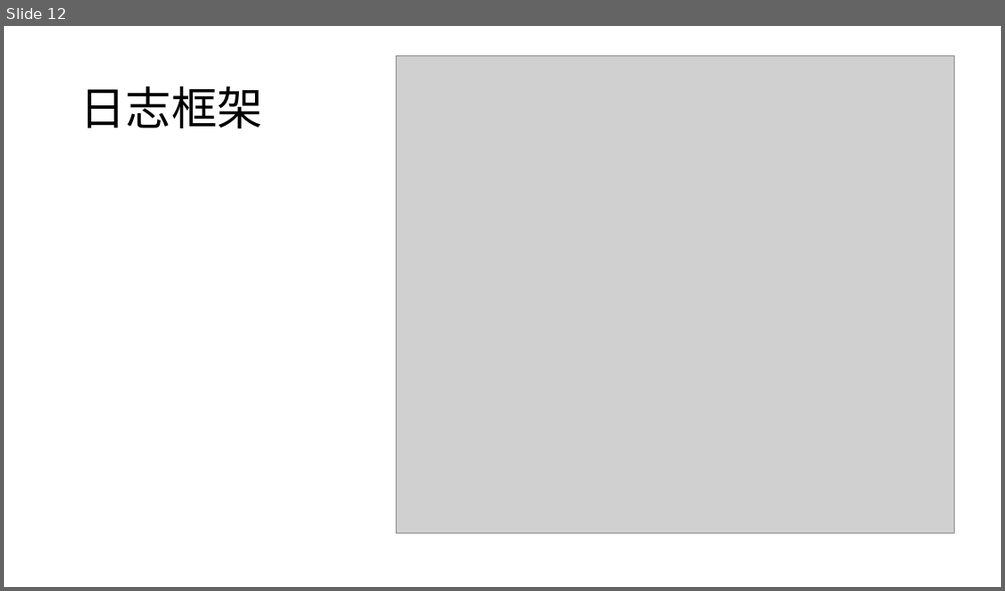
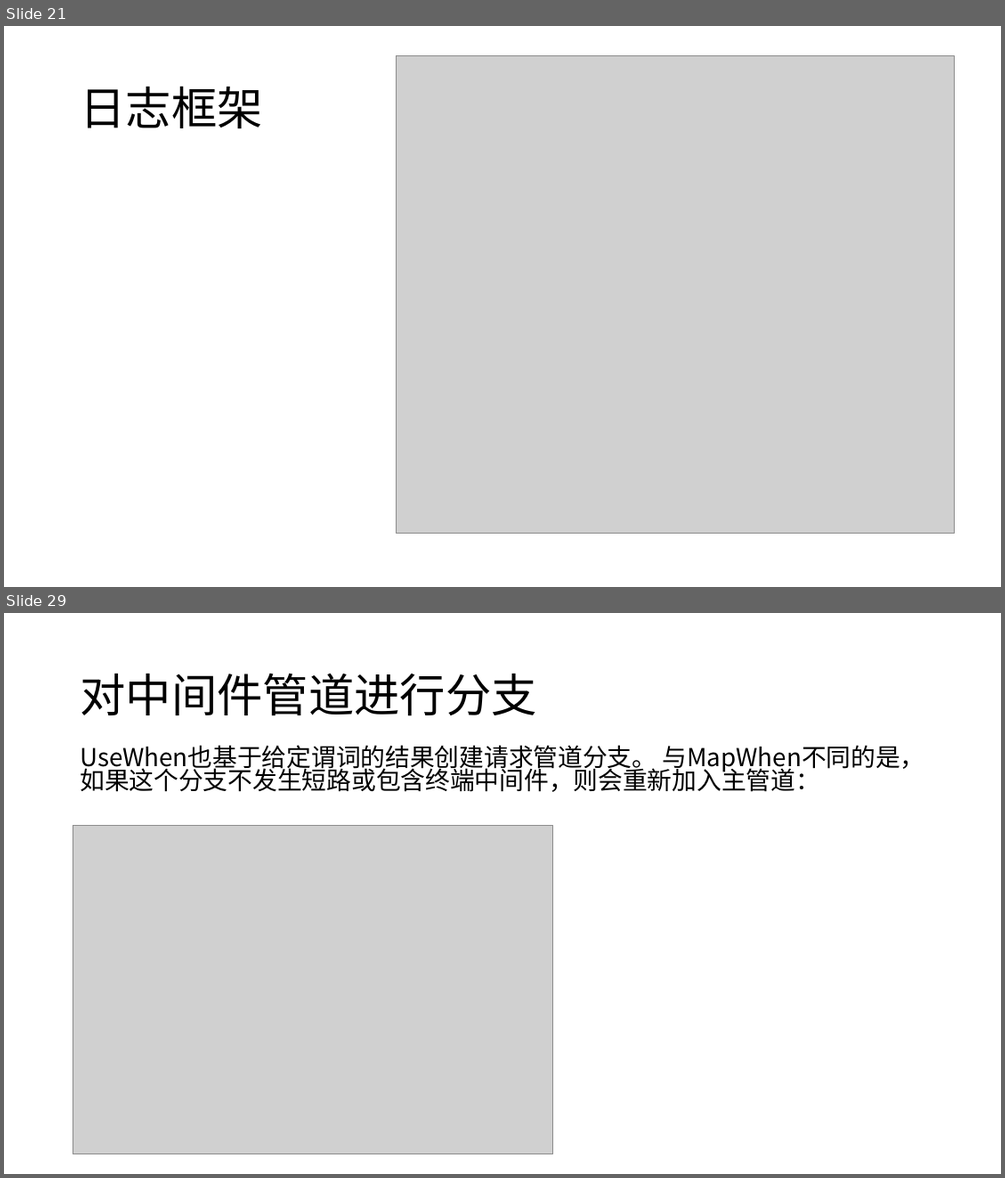
Before and after one commit to DarkRogerZz/TestCore, a slide deck: Word/.NET Core核心基础知识内容.pptx. Shown one above the other, each under a label of ours: slide 12 before the commit, slides 21 and 29 after it; the slides between them are not shown. The pictures are 1005x591 and 1005x1178 pixels, drawn with LibreOffice and Linux fonts; fonts in the diff are those of the drawing; grey boxes stand for pictures. Boxes give left, top, right and bottom in pixels: in the first picture for what was removed or moved away, otherwise in the second. Text is boxed around its words. In the diff, an @@ line names an element or a change of style, - is before the commit and + after.

```diff
--- a/Word/.NET Core核心基础知识内容.pptx
+++ b/Word/.NET Core核心基础知识内容.pptx
@@ slide 29 added at [4, 613, 1001, 1174], background #FFFFFF @@
@@ title added at [80, 674, 537, 716], 44 pt, text #000000 @@
+对中间件管道进行分支
@@ text added at [80, 745, 925, 792], 23.8 pt, text #000000 @@
+UseWhen也基于给定谓词的结果创建请求管道分支。 与MapWhen不同的是，如果这个分支不发生短路或包含终端中间件，则会重新加入主管道：
@@ picture added at [73, 826, 554, 1154] @@
@@ what was slide 12 is now slide 21 @@
```
Also in this commit, not shown: 3 slides changed, 16 other slides added, 8 other files.
